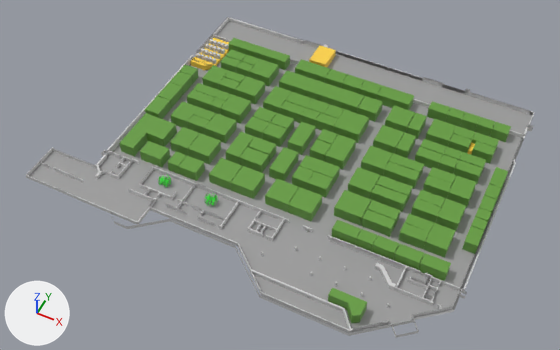
What one commit did to the glTF model public/models/Hall_E_3.glb.
Before and after are seen from a 50 mm camera at (51.8, -122.6, 141.9) aimed at (-6.3, -6.4, -3.3). Arrows for +X, +Y and +Z are at lower left; the lights stay in place. Where no turn or scale is listed for an object, it has been applied to the vertices.

In view in the first picture: 'BOOTHLAYER_curve_.E-2050', 'BOOTHLAYER_curve_.E-3150', 'BOOTHLAYER_curve_.E-6000', 'BOOTHLAYER_curve_.E-6050', 'BOOTHLAYER_curve_.E-6120', 'BOOTHLAYER_curve_.E-6130', 'BOOTHLAYER_curve_.E-6150', 'BOOTHLAYER_curve_.E-6200', 'BOOTHLAYER_curve_.E-6270', 'BOOTHLAYER_curve_.E-7000', 'Background_curve_', 'Building_curve_', 'Symbols_curve_', 'Symbols_curve_.001'.
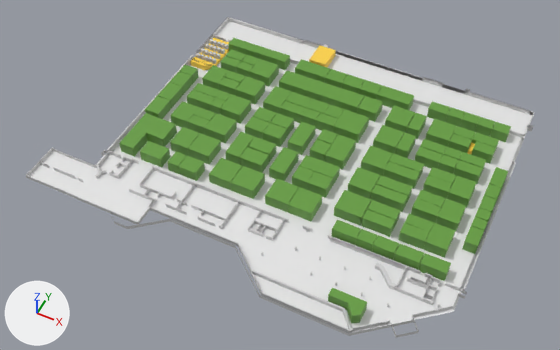
Location of each change, (x1, y1, x2, y2) in pixels of the pictures (560 x 350 px):
'Background_curve_', recoloured (grey to white)
    both: (29, 21, 533, 333)
'Symbols_curve_.001', deleted
    before: (205, 193, 218, 206)
'Symbols_curve_', deleted
    before: (158, 175, 171, 188)

What changed in the scene script:
```text
Change mat_material_014:
    mat_material_014.base_color: (0.337, 0.337, 0.337) -> (0.799, 0.799, 0.799)  # grey #9d9d9d -> white #e7e7e7
Remove ob_symbols_curve:
    ob_symbols_curve = bpy.data.objects.new('Symbols_curve_', me_mesh_121)
    ob_symbols_curve.location = (-28.6, -24.0, 1.0)
Remove ob_symbols_curve__001:
    ob_symbols_curve__001 = bpy.data.objects.new('Symbols_curve_.001', me_mesh_122)
    ob_symbols_curve__001.location = (-15.6, -24.2, 1.3)
```
